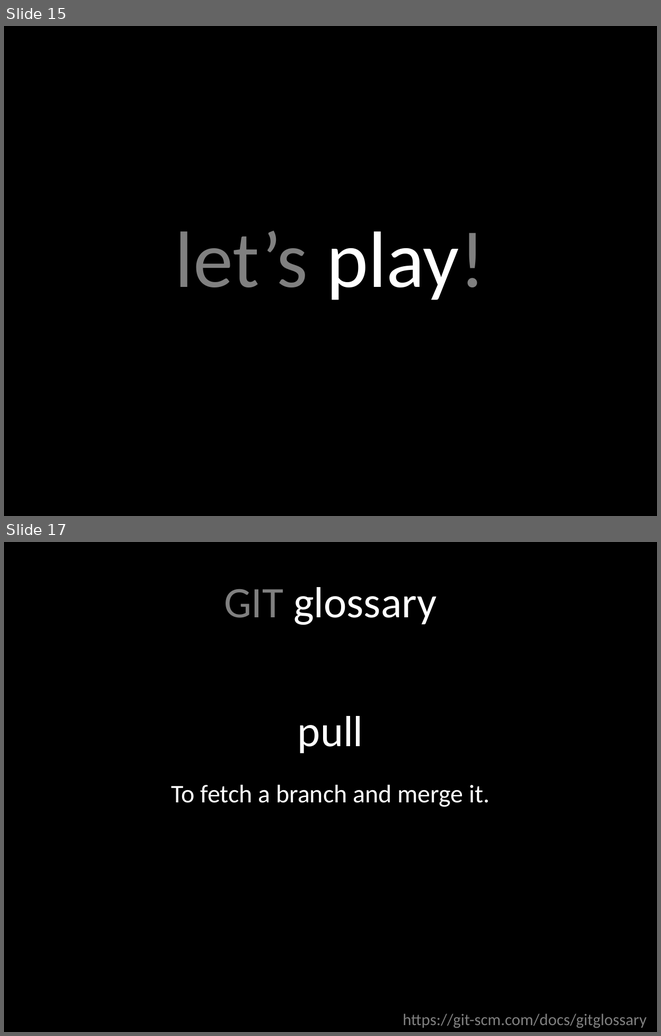
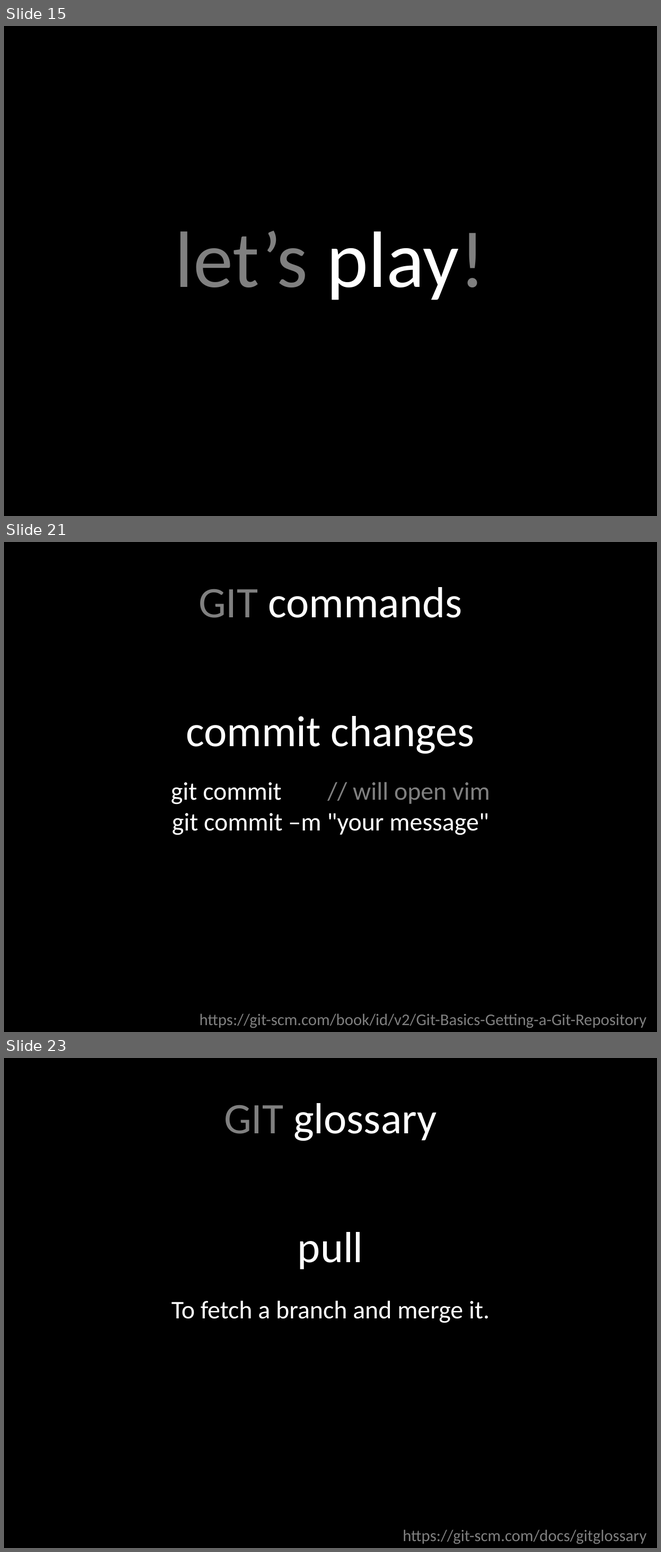
Before and after one commit to rocboronat/from-cvs-to-git, a slide deck: From CVS to GIT.pptx. Shown one above the other, each under a label of ours: slides 15 and 17 before the commit, slides 15, 21 and 23 after it; the slides between them are not shown. The pictures are 661x1036 and 661x1552 pixels, drawn with LibreOffice and Linux fonts; fonts in the diff are those of the drawing. Boxes give left, top, right and bottom in pixels: in the first picture for what was removed or moved away, otherwise in the second. Text is boxed around its words. In the diff, an @@ line names an element or a change of style, - is before the commit and + after.

Commit message:
Add more git commands to play with

```diff
--- a/From CVS to GIT.pptx
+++ b/From CVS to GIT.pptx
@@ slide 21 added at [4,542,657,1032], background #000000 @@
@@ text added at [199,587,462,618], 48 pt, text #FFFFFF @@
+GIT commands
@@ text added at [186,716,475,753], 48 pt, text #FFFFFF @@
+commit changes
@@ text added at [171,782,490,835], 28 pt, text #FFFFFF @@
+git commit // will open vim
+git commit –m "your message"
@@ text added at [200,1013,647,1027], 18 pt, text #808080 @@
+https://git-scm.com/book/id/v2/Git-Basics-Getting-a-Git-Repository
@@ what was slide 17 is now slide 23 @@
```
Also in this commit, not shown: 1 slide changed, 5 other slides added.
